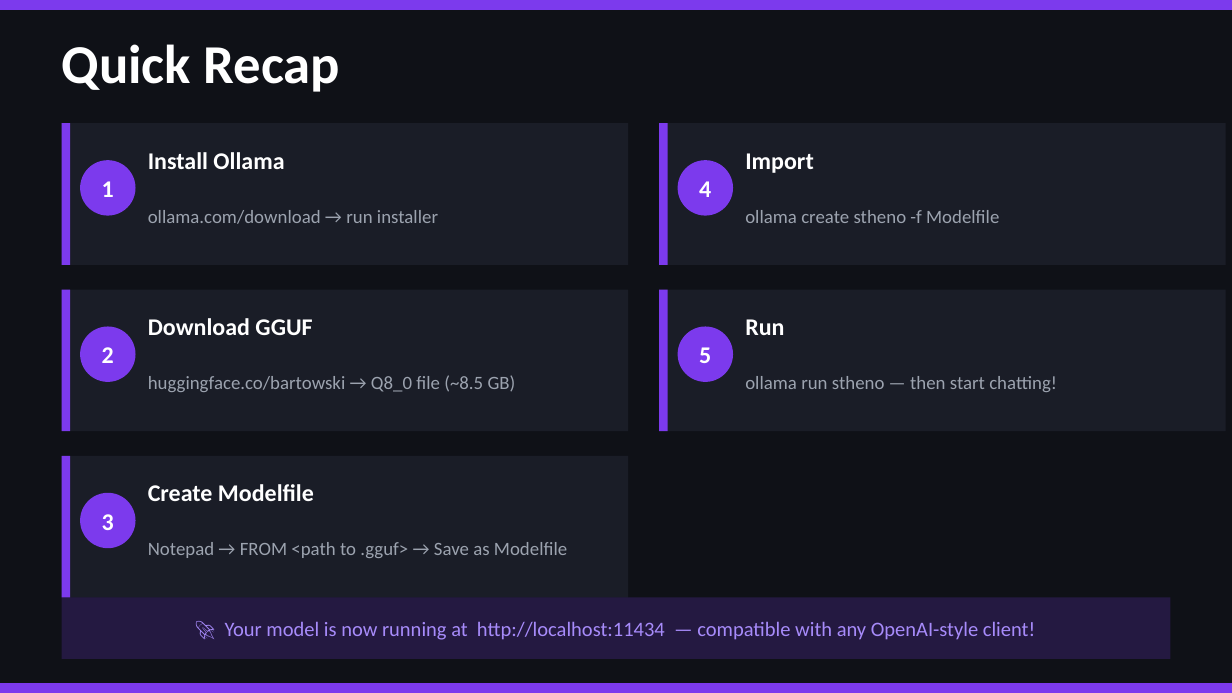
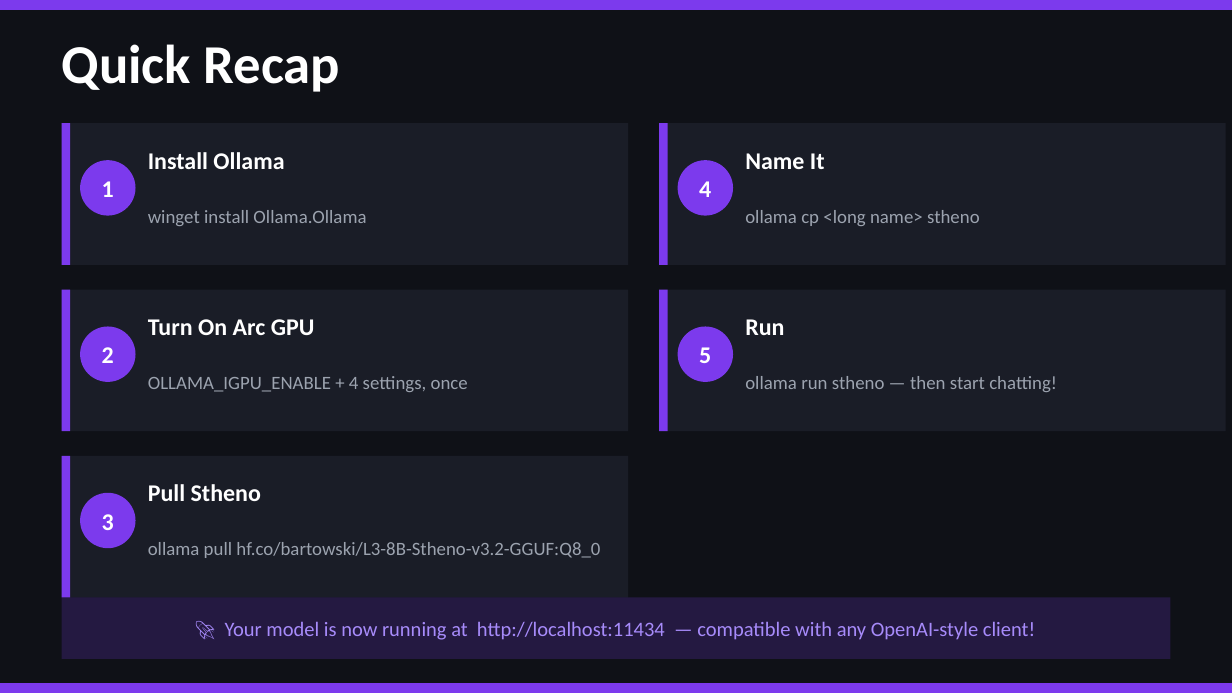
Before and after one commit to Adithya210207/personality-ai-chatbot, a slide deck: slide 11 of Documentary/Stheno_Ollama_Setup_Guide_for_my_Chatbots_backend (2).pptx. Drawn at 1232x693 pixels with LibreOffice and Linux fonts; fonts in the diff are those of the drawing. Boxes give left, top, right and bottom in pixels: in the first picture for what was removed or moved away, otherwise in the second. Text is boxed around its words. In the diff, an @@ line names an element or a change of style, - is before the commit and + after.

```diff
--- a/Documentary/Stheno_Ollama_Setup_Guide_for_my_Chatbots_backend (2).pptx
+++ b/Documentary/Stheno_Ollama_Setup_Guide_for_my_Chatbots_backend (2).pptx
@@ text at box(745, 153, 825, 169): text changed @@
-Import
+Name It
@@ text at box(148, 210, 366, 226): text changed @@
-ollama.com/download → run installer
+winget install Ollama.Ollama
@@ text at box(745, 210, 980, 226): text changed @@
-ollama create stheno -f Modelfile
+ollama cp <long name> stheno
@@ text at box(148, 319, 315, 335): text changed @@
-Download GGUF
+Turn On Arc GPU
@@ text at box(148, 376, 468, 392): text changed @@
-huggingface.co/bartowski → Q8_0 file (~8.5 GB)
+OLLAMA_IGPU_ENABLE + 4 settings, once
@@ text at box(148, 484, 261, 501): text changed @@
-Create Modelfile
+Pull Stheno
@@ text at box(148, 542, 600, 558): text changed @@
-Notepad → FROM <path to .gguf> → Save as Modelfile
+ollama pull hf.co/bartowski/L3-8B-Stheno-v3.2-GGUF:Q8_0
```
Also in this commit, not shown: 10 other slides changed, 11 other files.
